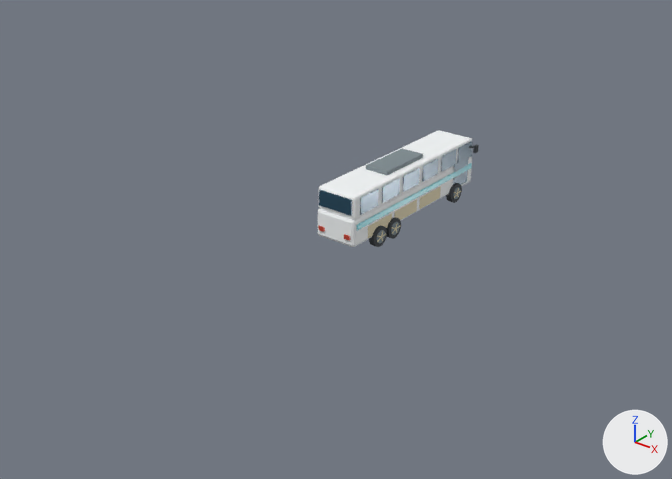
The glTF model map3d/assets/coach.glb as it was, and as the next commit left it.
Camera for both pictures: a camera (50 mm lens) standing at (7.95, -11.56, 7.65) and looking at (-0.57, -0.91, 1.05). Every picture has the same lights, and +X, +Y and +Z are marked at lower right. The first picture is the older version. Vertices at exactly the same position are counted once.

Script lines for the objects in view, before the commit:
```python
me_coach_beam_015_mesh = bpy.data.meshes.new('Coach_Beam_015_Mesh')
me_coach_beam_015_mesh.from_pydata(...)  # 1548 vertices, 2816 faces; spans x -1.66..0.4, y -2.61..0.66, z -2.28..0.12
# faces by material slot: [1016, 240, 180, 660, 672, 24, 24]
me_coach_beam_015_mesh.materials.append(mat_hm_road)  # dark grey #3a3f44
me_coach_beam_015_mesh.materials.append(mat_hm_snow)  # white #f4f7f8
me_coach_beam_015_mesh.materials.append(mat_hm_glass)  # dark blue #254b60
me_coach_beam_015_mesh.materials.append(mat_hm_rock)  # grey #7d8a8f
me_coach_beam_015_mesh.materials.append(mat_hm_cream)  # beige #e2d7b7
me_coach_beam_015_mesh.materials.append(mat_hm_red)  # red #c8432f
me_coach_beam_015_mesh.materials.append(mat_hm_water)  # cyan #3fb8c4
ob_coach = bpy.data.objects.new('Coach', None)
ob_coach.location = (0.0, 0.0, 0.0)
ob_coach_beam_015 = bpy.data.objects.new('Coach_Beam_015', me_coach_beam_015_mesh)
ob_coach_beam_015.parent = ob_coach
ob_coach_beam_015.location = (-0.356, 1.521, 2.176)
ob_coach_beam_015.rotation_euler = (-1.19, -1.032, 0.733)  # degrees (-68, -59, 42)
```
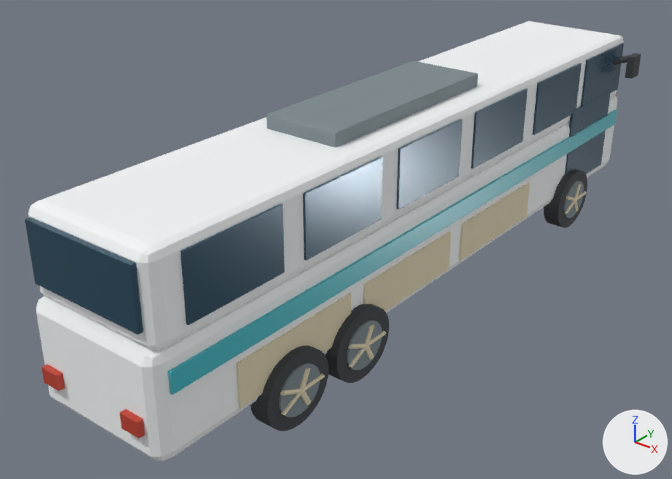
ob_coach is not drawn itself; it is the parent of ob_coach_beam_015.

What changed in the scene script:
```text
Change me_coach_beam_015_mesh:
    used by ob_coach_beam_015; parent = ob_coach; location = (-0.356, 1.521, 2.176); rotation_euler = (-1.19, -1.032, 0.733), in degrees (-68, -59, 42)
    remove me_coach_beam_015_mesh.from_pydata(...)  # 1548 vertices, 2816 faces; spans x -1.66..0.4, y -2.61..0.66, z -2.28..0.12
    add me_coach_beam_015_mesh.from_pydata(...)  # 1548 vertices, 2816 faces; spans x -0.49..0.12, y -0.77..0.19, z -0.67..0.03
    me_coach_beam_015_mesh part 1: the loose piece of 16 vertices spanning x 0.24..0.36, y 0.21..0.33, z -0.72..-0.63 is scaled about the mesh origin by 0.293
    me_coach_beam_015_mesh part 2: the loose piece of 56 vertices spanning x 0.23..0.38, y 0.27..0.41, z -0.77..-0.66 is scaled about the mesh origin by 0.293
    me_coach_beam_015_mesh part 3: the loose piece of 64 vertices spanning x -1.38..-1.04, y -1.69..-1.34, z -2.15..-1.9 is scaled about the mesh origin by 0.293
    me_coach_beam_015_mesh part 4: the loose piece of 64 vertices spanning x -1.25..-0.91, y -1.38..-1.04, z -1.97..-1.72 is scaled about the mesh origin by 0.293
    me_coach_beam_015_mesh part 5: the loose piece of 64 vertices spanning x -0.64..-0.29, y 0.07..0.41, z -1.12..-0.86 is scaled about the mesh origin by 0.293
    me_coach_beam_015_mesh part 6: the loose piece of 56 vertices spanning x -1.65..0.1, y -2.45..0.66, z -2.28..-0.04 is scaled about the mesh origin by 0.293
    me_coach_beam_015_mesh part 7: the loose piece of 56 vertices spanning x -1.27..0.4, y -2.6..0.44, z -2.19..0.02 is scaled about the mesh origin by 0.293
    me_coach_beam_015_mesh part 8: the loose piece of 8 vertices spanning x -0.42..0.13, y -0.05..0.53, z -1.0..-0.69 is scaled about the mesh origin by 0.293
    me_coach_beam_015_mesh part 9: the loose piece of 8 vertices spanning x -0.93..-0.54, y -2.26..-1.78, z -2.15..-1.88 is scaled about the mesh origin by 0.293
    me_coach_beam_015_mesh part 10: the loose piece of 8 vertices spanning x -0.74..-0.36, y -1.82..-1.33, z -1.89..-1.62 is scaled about the mesh origin by 0.293
    me_coach_beam_015_mesh part 11: the loose piece of 8 vertices spanning x -0.56..-0.17, y -1.38..-0.89, z -1.63..-1.36 is scaled about the mesh origin by 0.293
    me_coach_beam_015_mesh part 12: 812 of 1548 vertices moved; they spanned x -1.61..0.39, y -2.61..0.52, z -2.24..0.01 and now span x -0.47..0.12, y -0.77..0.15, z -0.66..0.0; mean shift (0.67, 0.7, 0.91); largest move (-1.34, -2.12, -2.24) -> (-0.39, -0.62, -0.66)
    other edits to the shape of me_coach_beam_015_mesh do not show in these pictures
Change ob_coach:
    ob_coach.scale: (1.0, 1.0, 1.0) -> (10.3, 12.6, 11.5)
Change ob_coach_beam_015:
    ob_coach_beam_015.location: (-0.356, 1.521, 2.176) -> (-0.115, 0.452, 0.255)
```

Location of each change, (x1, y1, x2, y2) in pixels of the pictures (672 x 479 px; the box of a moved part takes in the faces that stretch with it):
'Coach_Beam_015', reshaped, rescaled, moved (281% wider, 277% taller): before (318, 131, 479, 247); after (25, 21, 641, 461)
part 1 of me_coach_beam_015_mesh, moved or reshaped (not visible before): after (613, 55, 629, 65)
part 2 of me_coach_beam_015_mesh, moved or reshaped: before (473, 144, 479, 153); after (625, 53, 641, 79)
part 3 of me_coach_beam_015_mesh, moved or reshaped: before (369, 226, 387, 247); after (250, 346, 329, 431)
part 4 of me_coach_beam_015_mesh, moved or reshaped: before (386, 217, 401, 239); after (325, 304, 389, 383)
part 5 of me_coach_beam_015_mesh, moved or reshaped: before (446, 183, 462, 203); after (544, 169, 588, 228)
part 6 of me_coach_beam_015_mesh, moved or reshaped: before (318, 158, 472, 247); after (36, 95, 617, 461)
part 7 of me_coach_beam_015_mesh, moved or reshaped: before (319, 131, 472, 220); after (28, 21, 623, 350)
part 8 of me_coach_beam_015_mesh, moved or reshaped: before (453, 157, 469, 185); after (565, 91, 611, 174)
part 9 of me_coach_beam_015_mesh, moved or reshaped: before (360, 189, 379, 215); after (180, 204, 285, 325)
part 10 of me_coach_beam_015_mesh, moved or reshaped: before (382, 178, 400, 203); after (303, 157, 383, 260)
part 11 of me_coach_beam_015_mesh, moved or reshaped: before (403, 168, 420, 192); after (397, 119, 463, 210)
part 12 of me_coach_beam_015_mesh, moved or reshaped: before (319, 141, 473, 244); after (25, 43, 624, 438)
